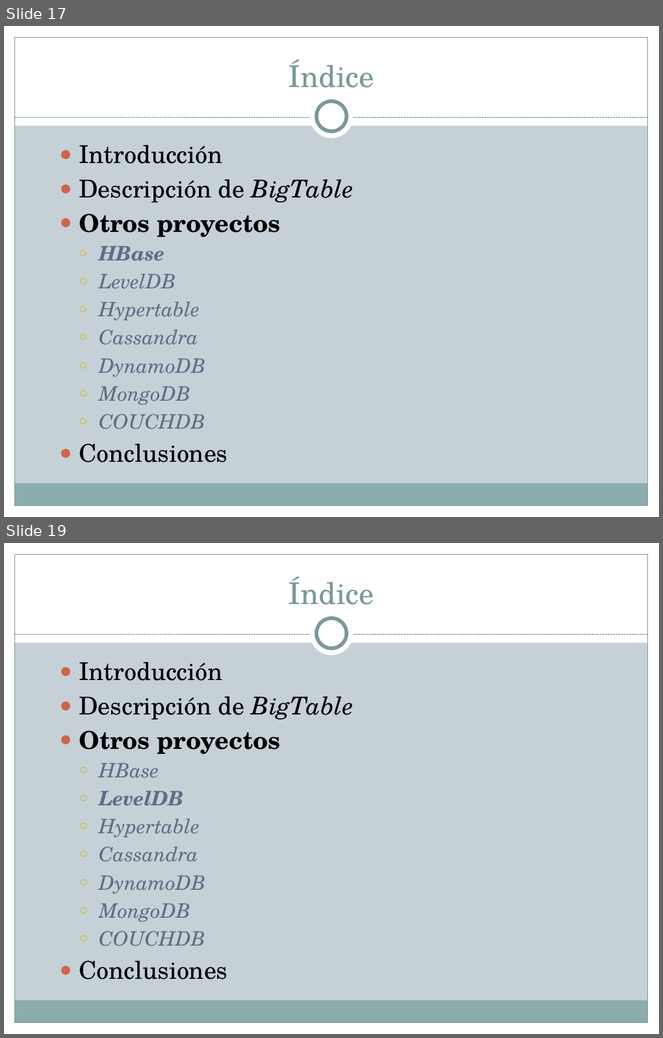
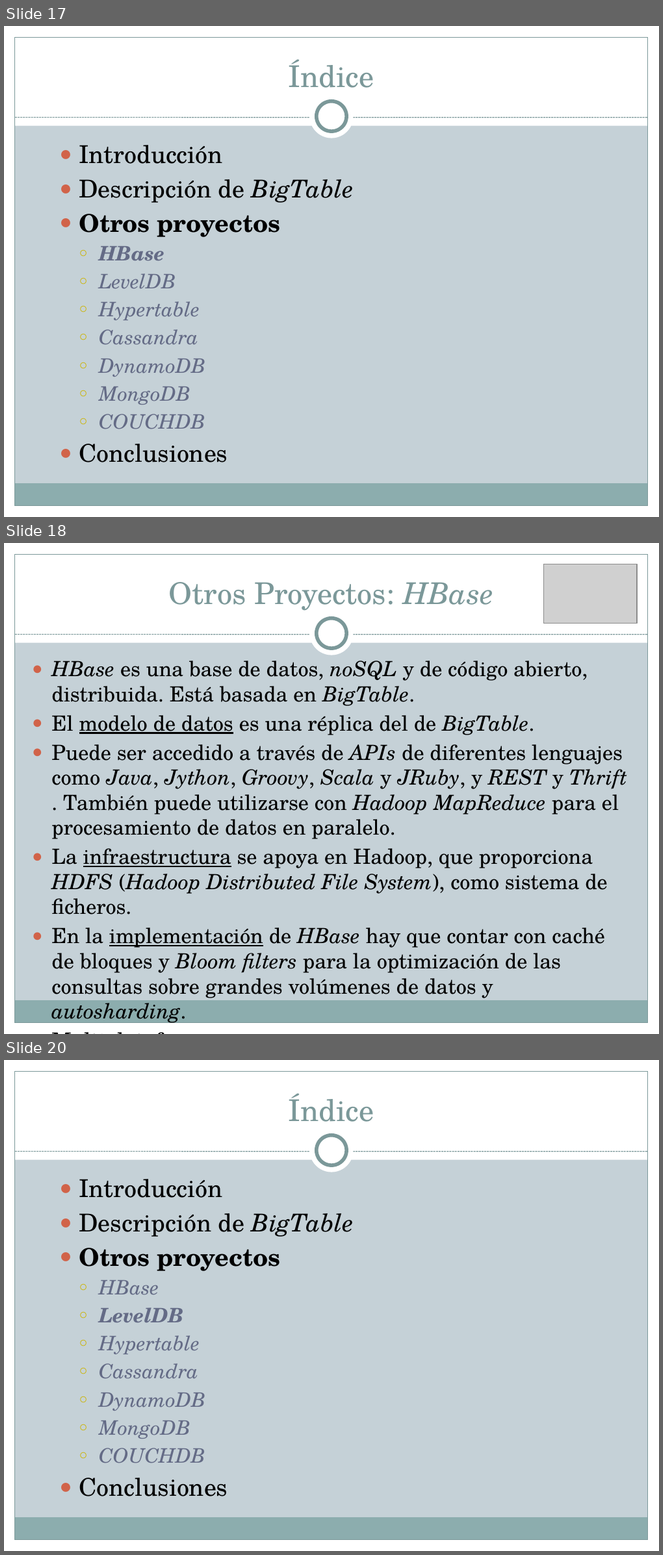
Before and after one commit to Transistores-de-silicio/Trabajo-MABD, a slide deck: BigTable - copia para Carlitos.pptx. Shown one above the other, each under a label of ours: slides 17 and 19 before the commit, slides 17, 18 and 20 after it; the slides between them are not shown. The pictures are 663x1038 and 663x1555 pixels, drawn with LibreOffice and Linux fonts; fonts in the diff are those of the drawing; grey boxes stand for pictures. Boxes give left, top, right and bottom in pixels: in the first picture for what was removed or moved away, otherwise in the second. Text is boxed around its words. In the diff, an @@ line names an element or a change of style, - is before the commit and + after.

```diff
--- a/BigTable - copia para Carlitos.pptx
+++ b/BigTable - copia para Carlitos.pptx
@@ slide 18 added at <box>4,543,659,1034</box>, background #C5D1D7; not listed: 9 template elements that a slide beside it also shows @@
@@ picture added at <box>544,564,638,624</box> @@
@@ title added at <box>169,582,493,611</box>, 33 pt, text #7C999A @@
+Otros Proyectos: HBase
@@ text added at <box>51,661,627,973</box>, 22.9 pt, text #000000 @@
+● HBase es una base de datos, noSQL y de código abierto, distribuida. Está basada en BigTable.
+● El modelo de datos es una réplica del de BigTable.
+● Puede ser accedido a través de APIs de diferentes lenguajes como Java, Jython, Groovy, Scala y JRuby, y REST y Thrift . También puede utilizarse con Hadoop MapReduce para el procesamiento de datos en paralelo.
+● La infraestructura se apoya en Hadoop, que proporciona HDFS (Hadoop Distributed File System), como sistema de ficheros.
+● En la implementación de HBase hay que contar con caché de bloques y Bloom filters para la optimización de las consultas sobre grandes volúmenes de datos y autosharding.
+● Multiplataforma.
@@ what was slide 19 is now slide 20 @@
```
Also in this commit, not shown: 13 slides changed, 11 other slides added, 1 other file.
